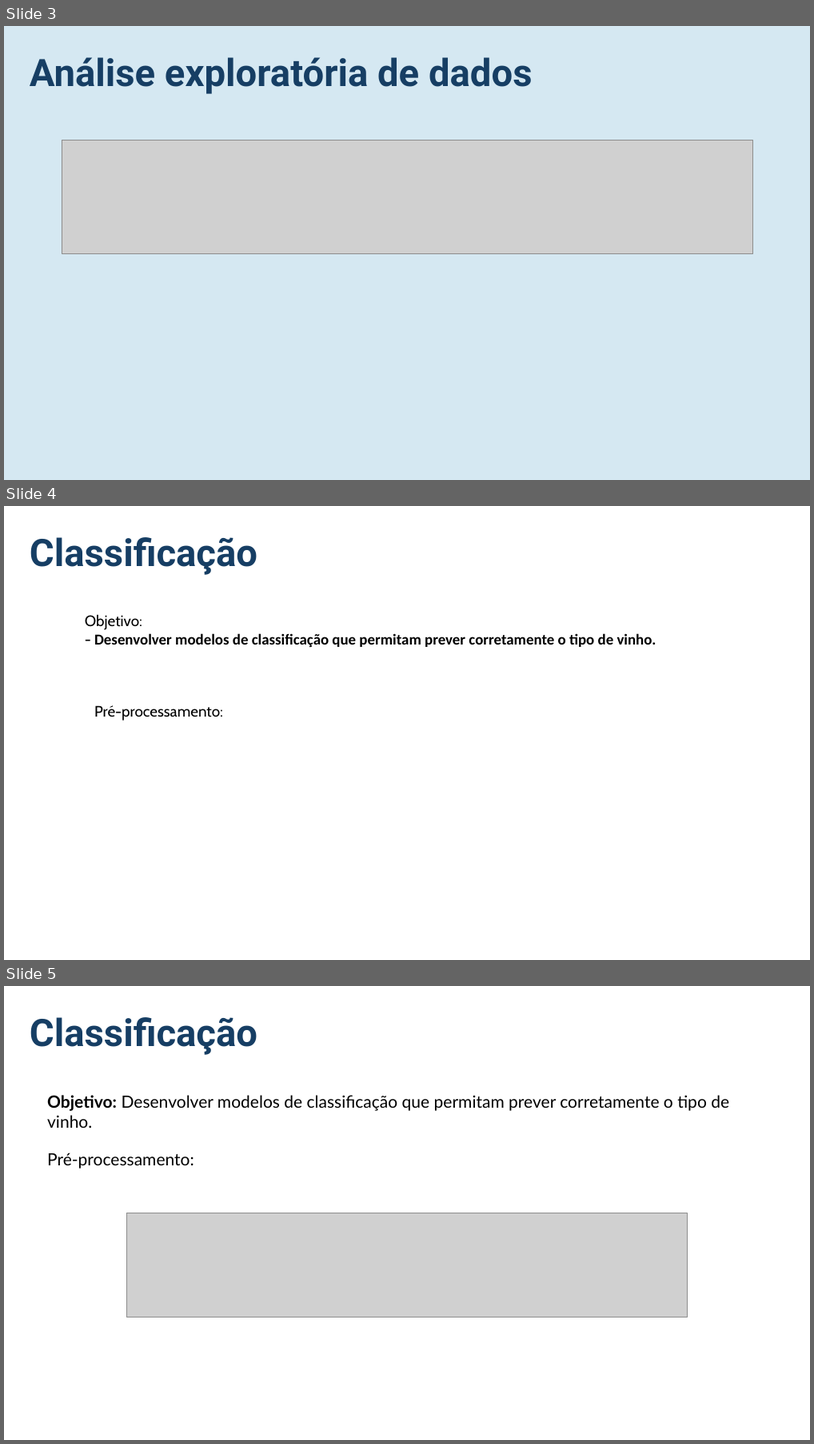
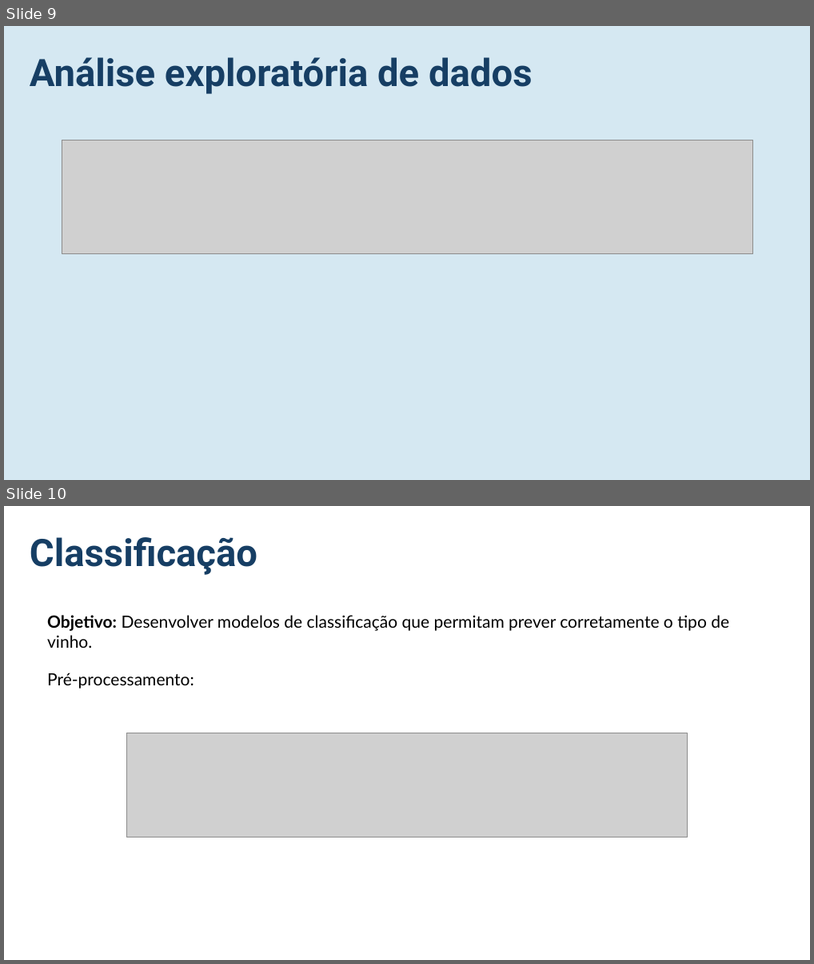
Before and after one commit to miguelamoreira/wineNotebook, a slide deck: apresentacao.pptx. Shown one above the other, each under a label of ours: slides 3, 4 and 5 before the commit, slides 9 and 10 after it. The pictures are 814x1444 and 814x964 pixels, drawn with LibreOffice and Linux fonts; fonts in the diff are those of the drawing; grey boxes stand for pictures. Boxes give left, top, right and bottom in pixels: in the first picture for what was removed or moved away, otherwise in the second. Text is boxed around its words. In the diff, an @@ line names an element or a change of style, - is before the commit and + after.

```diff
--- a/apresentacao.pptx
+++ b/apresentacao.pptx
@@ slide 4 removed at bbox=[4, 506, 810, 960], background #FFFFFF @@
@@ text removed at bbox=[30, 537, 258, 575] @@
-Classificação
@@ text removed at bbox=[85, 615, 657, 647] @@
-Objetivo:
-- Desenvolver modelos de classificação que permitam prever corretamente o tipo de vinho.
@@ text removed at bbox=[94, 705, 223, 720] @@
-Pré-processamento:
@@ what was slide 3 is now slide 9 @@
@@ what was slide 5 is now slide 10 @@
```
Also in this commit, not shown: 1 slide changed, 6 slides added, 1 other file.
